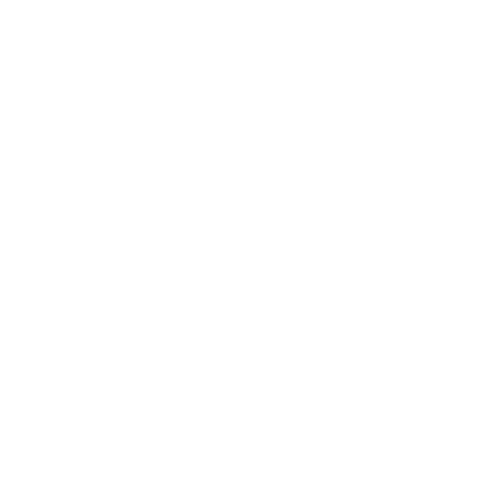
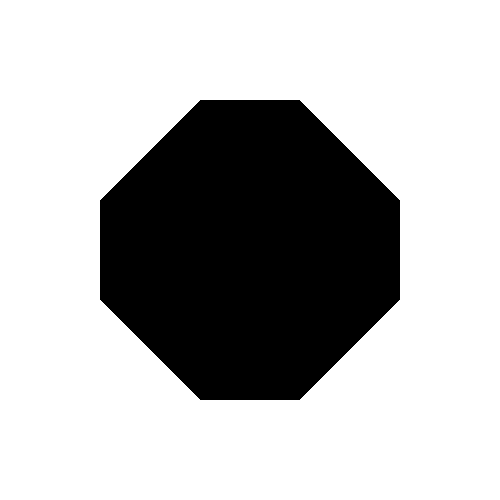
Layered file, before and after one edit (500x500). Changes by layer:
painted on "Layer 1 copy 8" over <box>100,100,400,400</box>